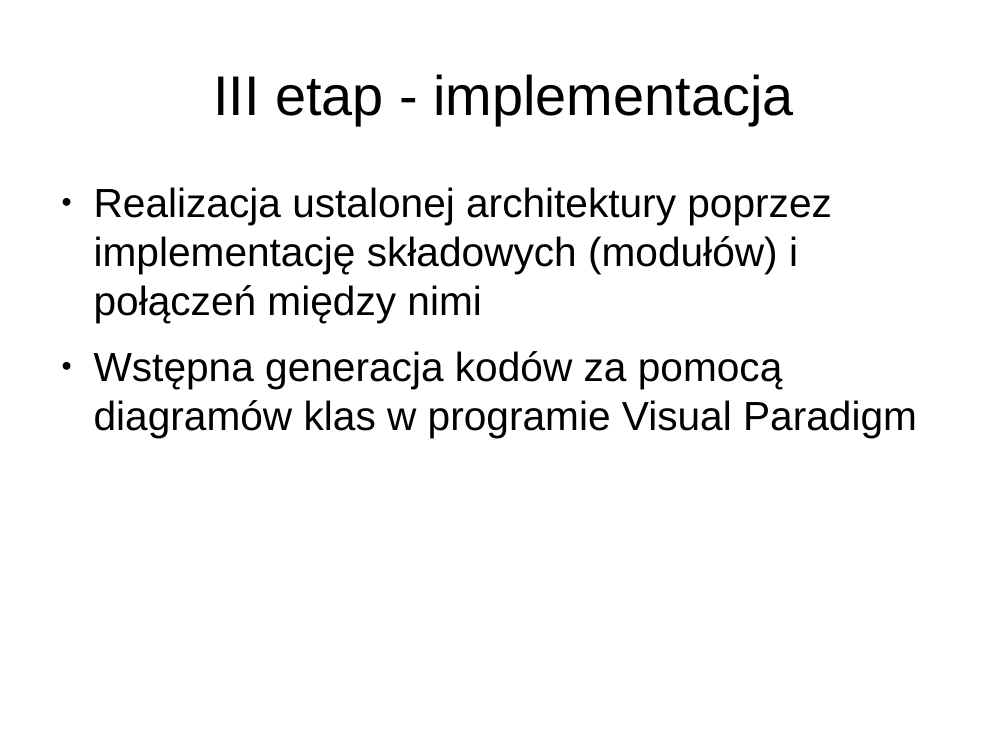
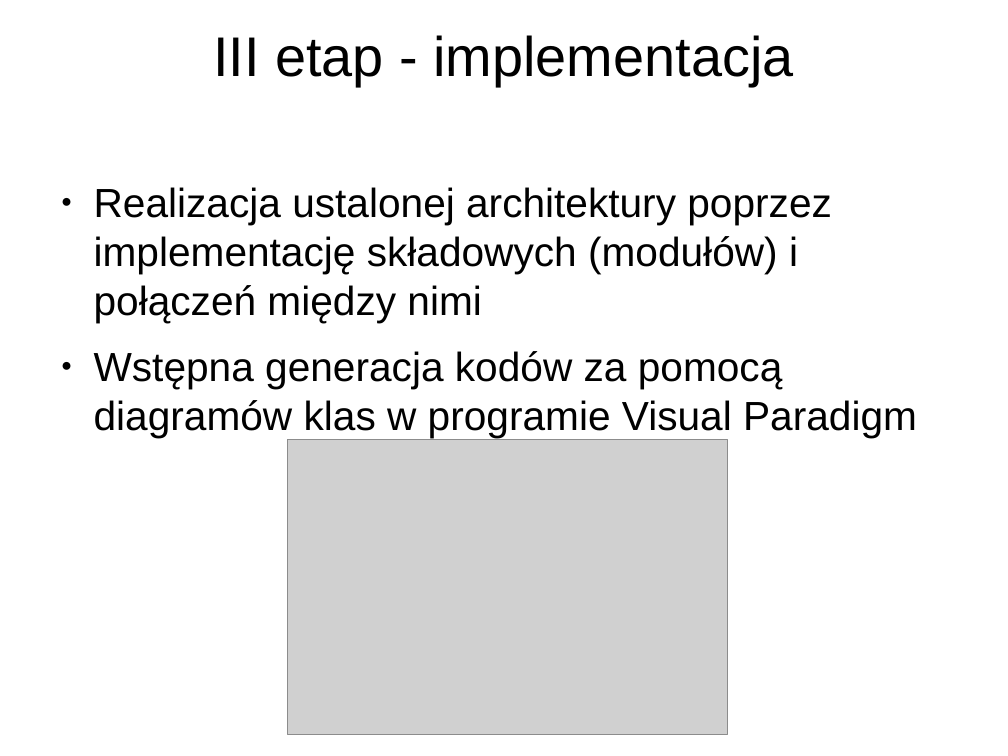
Before and after one commit to ZUTIO/IO, a slide deck: slide 10 of IO - prezentacja.odp. Drawn at 1008x756 pixels with LibreOffice and Linux fonts; fonts in the diff are those of the drawing; grey boxes stand for pictures; background and template pictures are left out. Boxes give left, top, right and bottom in pixels: in the first picture for what was removed or moved away, otherwise in the second. Text is boxed around its words. In the diff, an @@ line names an element or a change of style, - is before the commit and + after.

```diff
--- a/IO - prezentacja.odp
+++ b/IO - prezentacja.odp
@@ title "III etap - implementacja": place and size @@
-title "III etap - implementacja" at (213,74,793,125)
+title "III etap - implementacja" at (213,35,793,86)
@@ picture added at (288,439,727,735) @@
```
Also in this commit, not shown: 14 other slides changed, 2 slides added, 21 other files.
